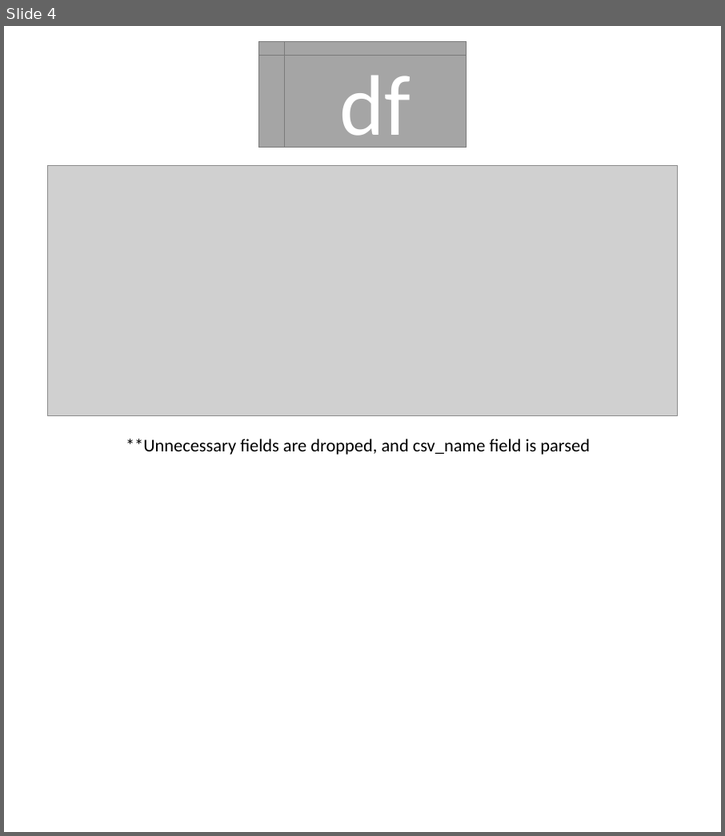
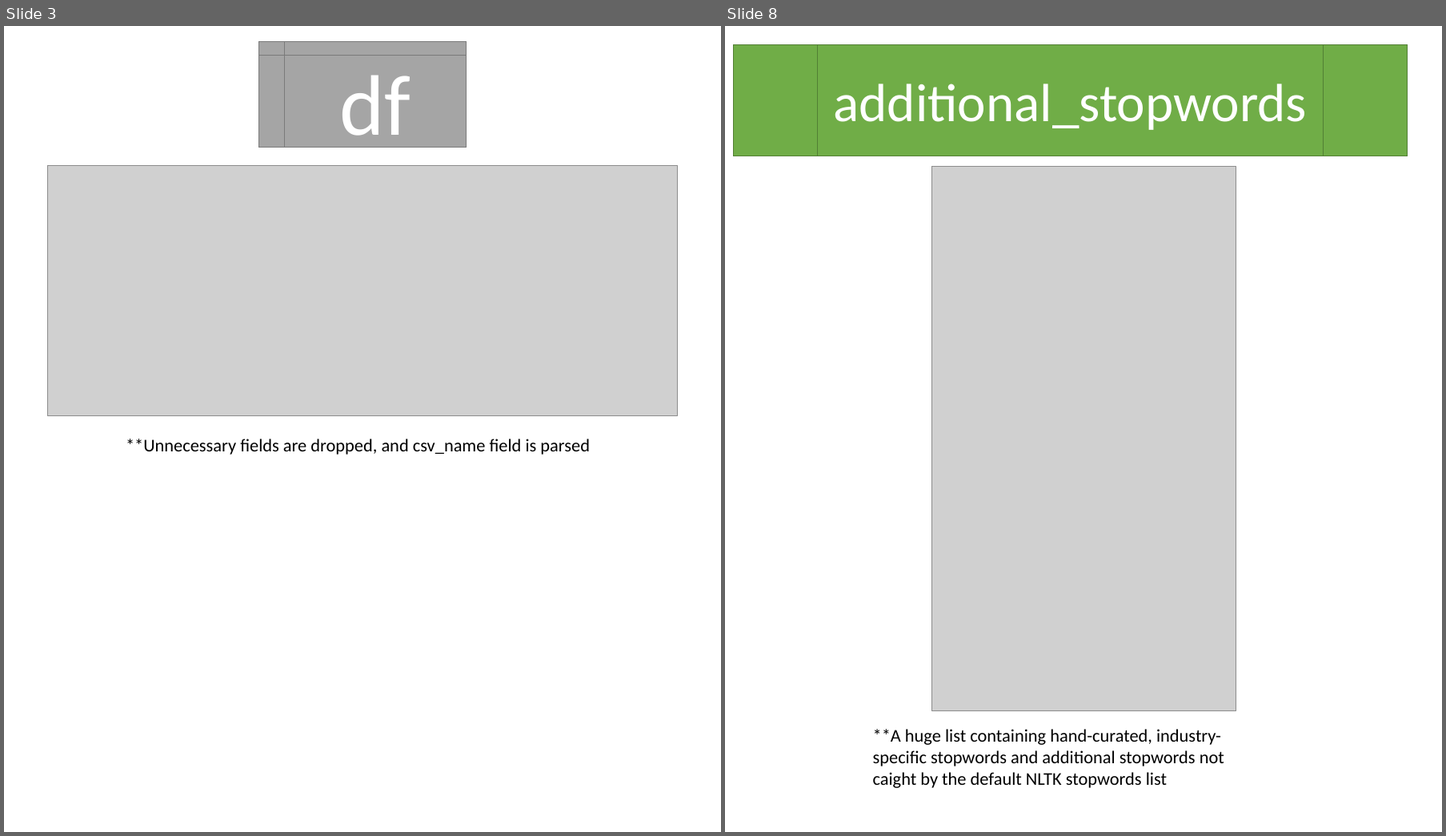
Before and after one commit to carycox97/dse_nlp, a slide deck: nlp_map.pptx. Shown side by side, each under a label of ours: slide 4 before the commit, slides 3 and 8 after it; the slides between them are not shown. The pictures are 725x836 and 1446x836 pixels, drawn with LibreOffice and Linux fonts; fonts in the diff are those of the drawing; grey boxes stand for pictures. Boxes give left, top, right and bottom in pixels: in the first picture for what was removed or moved away, otherwise in the second. Text is boxed around its words. In the diff, an @@ line names an element or a change of style, - is before the commit and + after.

```diff
--- a/nlp_map.pptx
+++ b/nlp_map.pptx
@@ slide 8 added at [725,26,1442,832], background #FFFFFF @@
@@ flow chart predefined process added at [734,45,1407,156], fill #70AD47, outline #538035 1 pt, 72 pt, text #FFFFFF @@
+additional_stopwords
@@ picture added at [931,166,1235,712] @@
@@ text added at [873,729,1224,788], 24 pt, text #000000 @@
+**A huge list containing hand-curated, industry-specific stopwords and additional stopwords not caight by the default NLTK stopwords list
@@ what was slide 4 is now slide 3 @@
```
Also in this commit, not shown: 4 slides changed, 2 other slides added, 2 slides removed, 4 other files.
